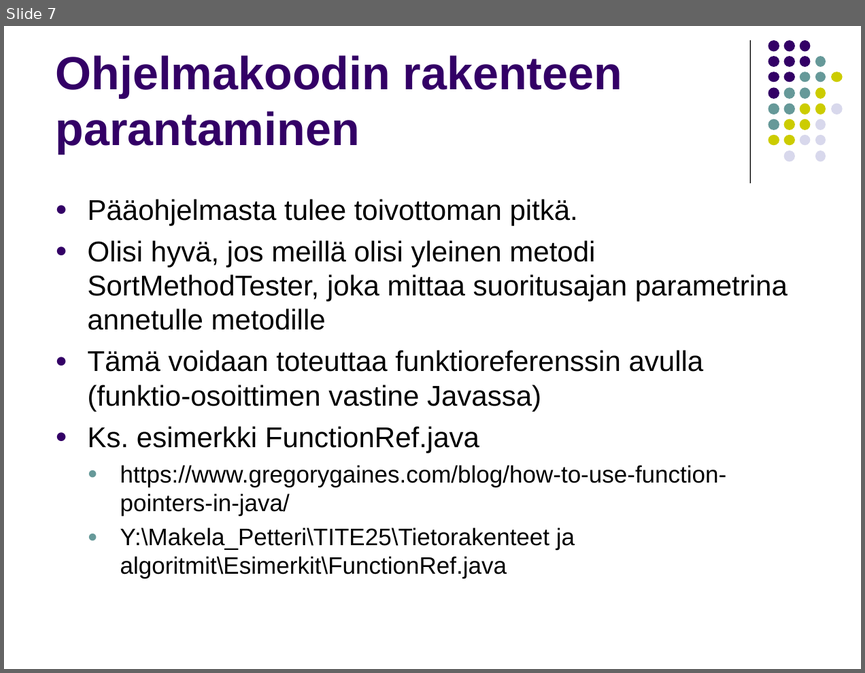
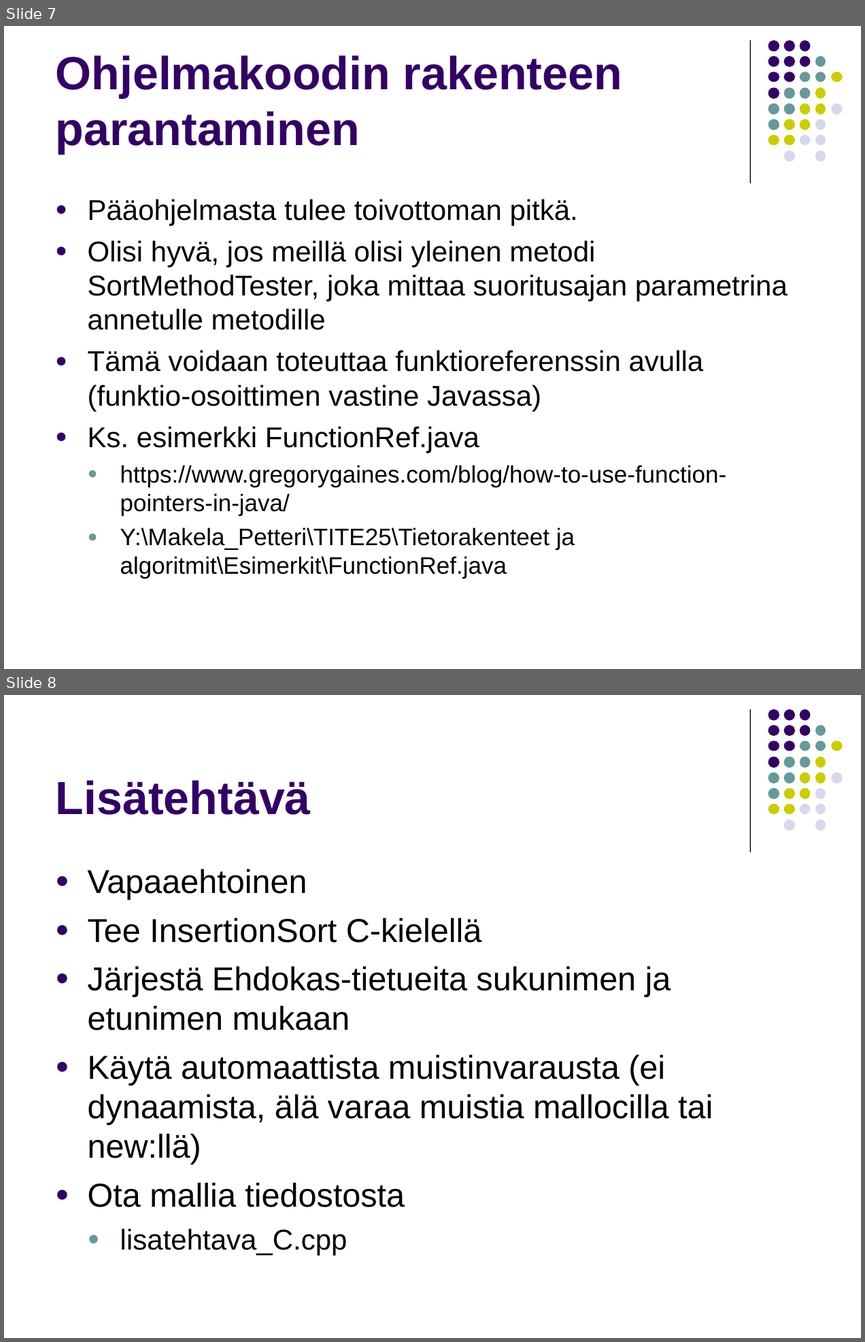
Before and after one commit to lpemake/TrakTite25, a slide deck: Harjoitustyo_Järjestämisalgoritmit.ppt. Shown one above the other, each under a label of ours: slide 7 before the commit, slides 7 and 8 after it. The pictures are 865x673 and 865x1342 pixels, drawn with LibreOffice and Linux fonts; fonts in the diff are those of the drawing. Boxes give left, top, right and bottom in pixels: in the first picture for what was removed or moved away, otherwise in the second. Text is boxed around its words. In the diff, an @@ line names an element or a change of style, - is before the commit and + after.

```diff
--- a/Harjoitustyo_Järjestämisalgoritmit.ppt
+++ b/Harjoitustyo_Järjestämisalgoritmit.ppt
@@ slide 8 added at <box>4,695,861,1338</box>, background #FFFFFF; not listed: 32 template elements that a slide beside it also shows @@
@@ title added at <box>56,780,311,815</box>, 39 pt, text #330066, bold @@
+Lisätehtävä
@@ text added at <box>88,868,713,1255</box>, 27.8 pt, text #000000 @@
+● Vapaaehtoinen
+● Tee InsertionSort C-kielellä
+● Järjestä Ehdokas-tietueita sukunimen ja etunimen mukaan
+● Käytä automaattista muistinvarausta (ei dynaamista, älä varaa muistia mallocilla tai new:llä)
+● Ota mallia tiedostosta
+  ● lisatehtava_C.cpp
```
Also in this commit, not shown: 1 other file.
